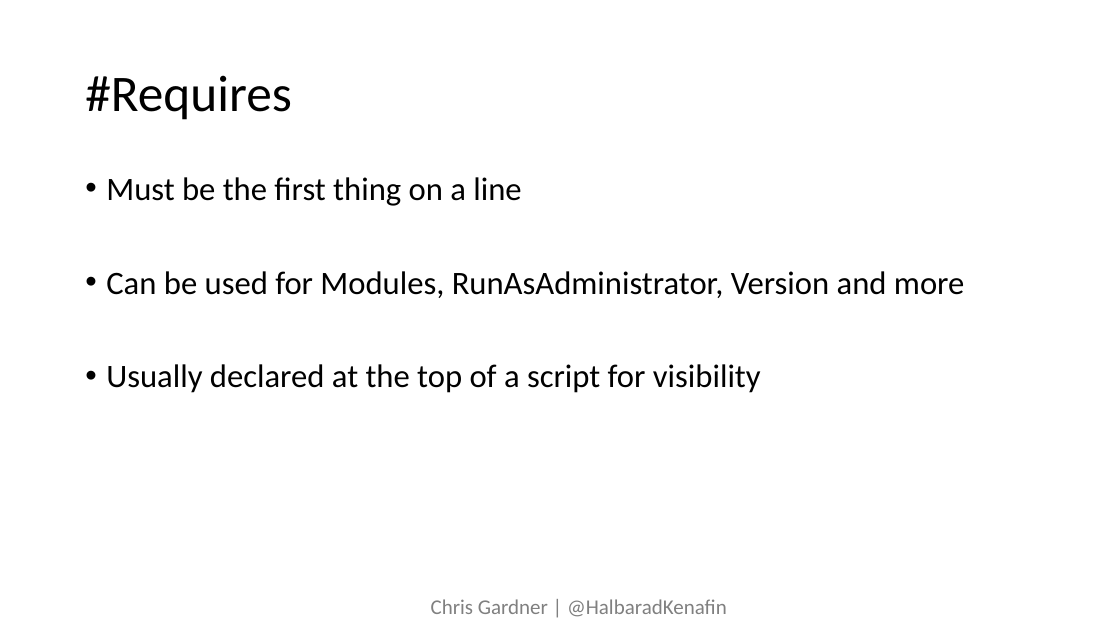
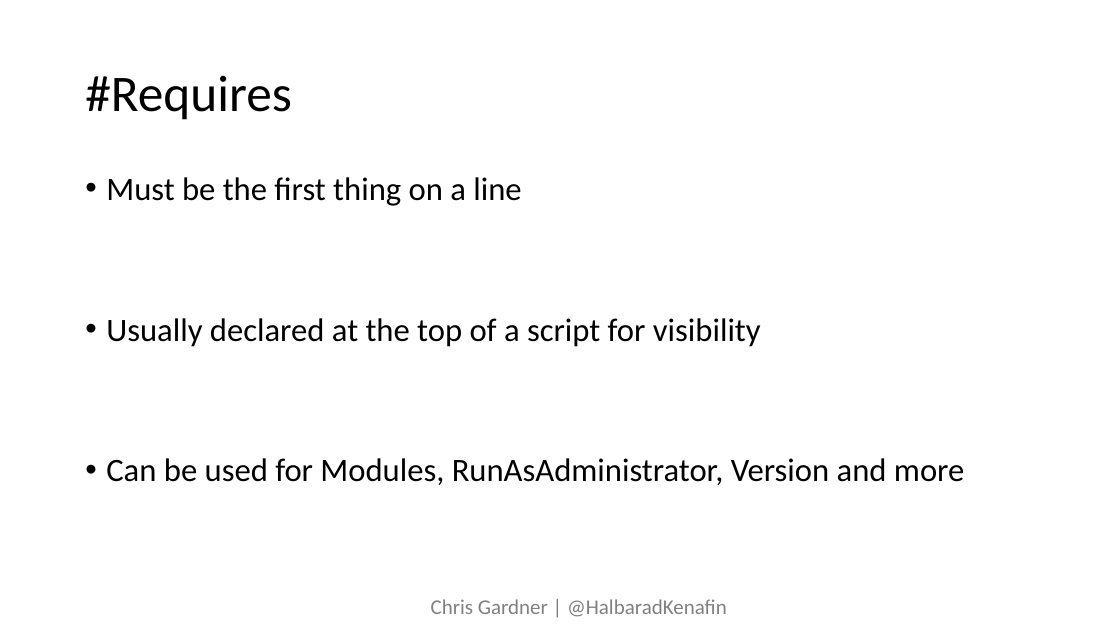
Before and after one commit to ChrisLGardner/presentations, a slide deck: slide 6 of lean-on-me/Lean on me.pptx (slide 5 before the commit). Drawn at 1120x630 pixels with LibreOffice and Linux fonts; fonts in the diff are those of the drawing. Boxes give left, top, right and bottom in pixels: in the first picture for what was removed or moved away, otherwise in the second. Text is boxed around its words. In the diff, an @@ line names an element or a change of style, - is before the commit and + after.

```diff
--- a/lean-on-me/Lean on me.pptx
+++ b/lean-on-me/Lean on me.pptx
@@ text at (106,318,761,347): paragraph added @@
+• Usually declared at the top of a script for visibility
@@ text at (106,364,761,393): paragraph removed @@
-• Usually declared at the top of a script for visibility
```
Also in this commit, not shown: 4 other slides changed, 1 slide removed.
